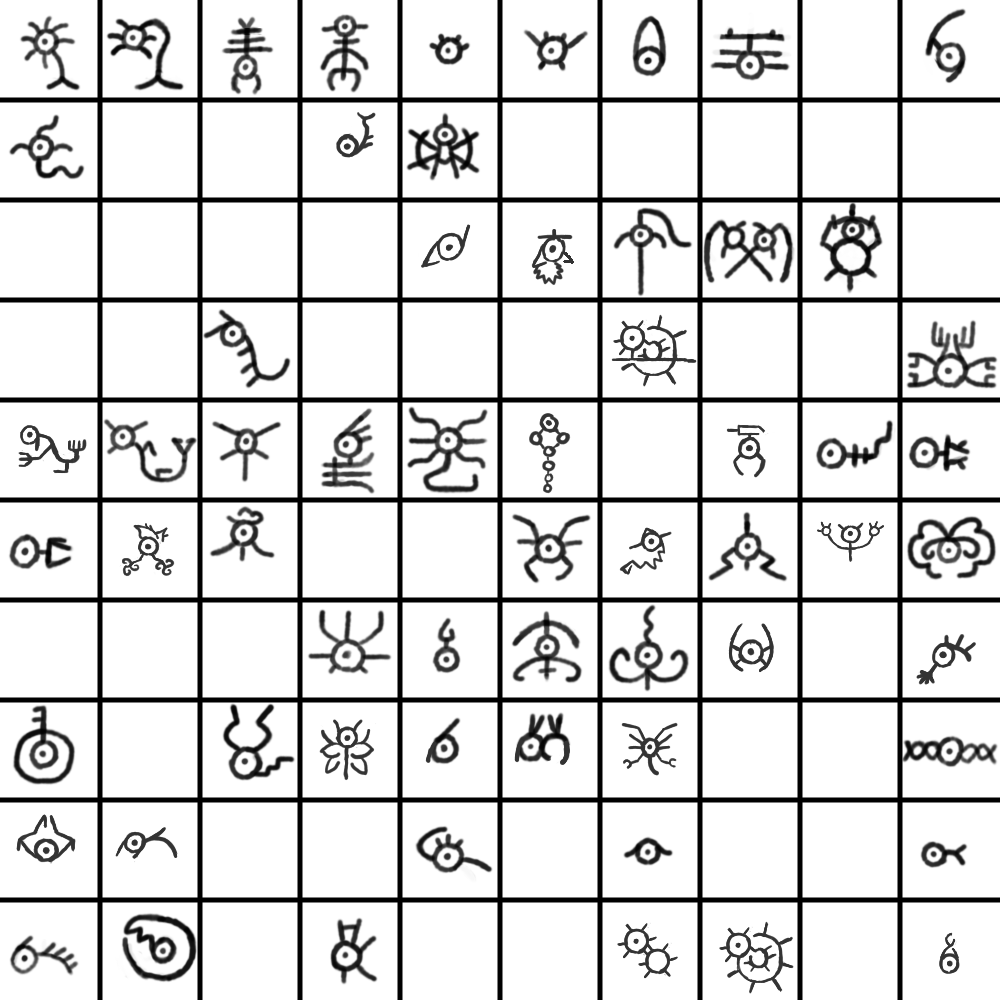
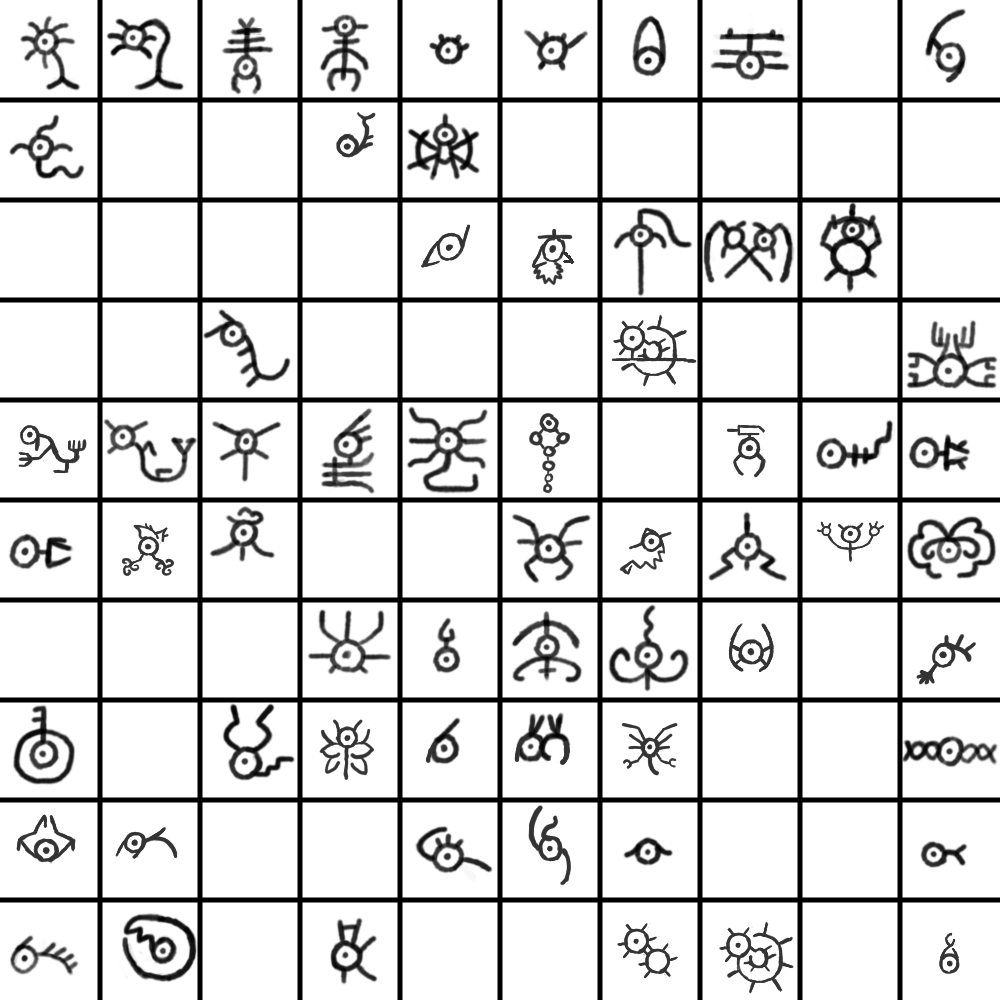
Revision of a layered 1000×1000 image; what changed, layer by layer:
painted on "Paint Layer 1" over [528, 805, 571, 886]
